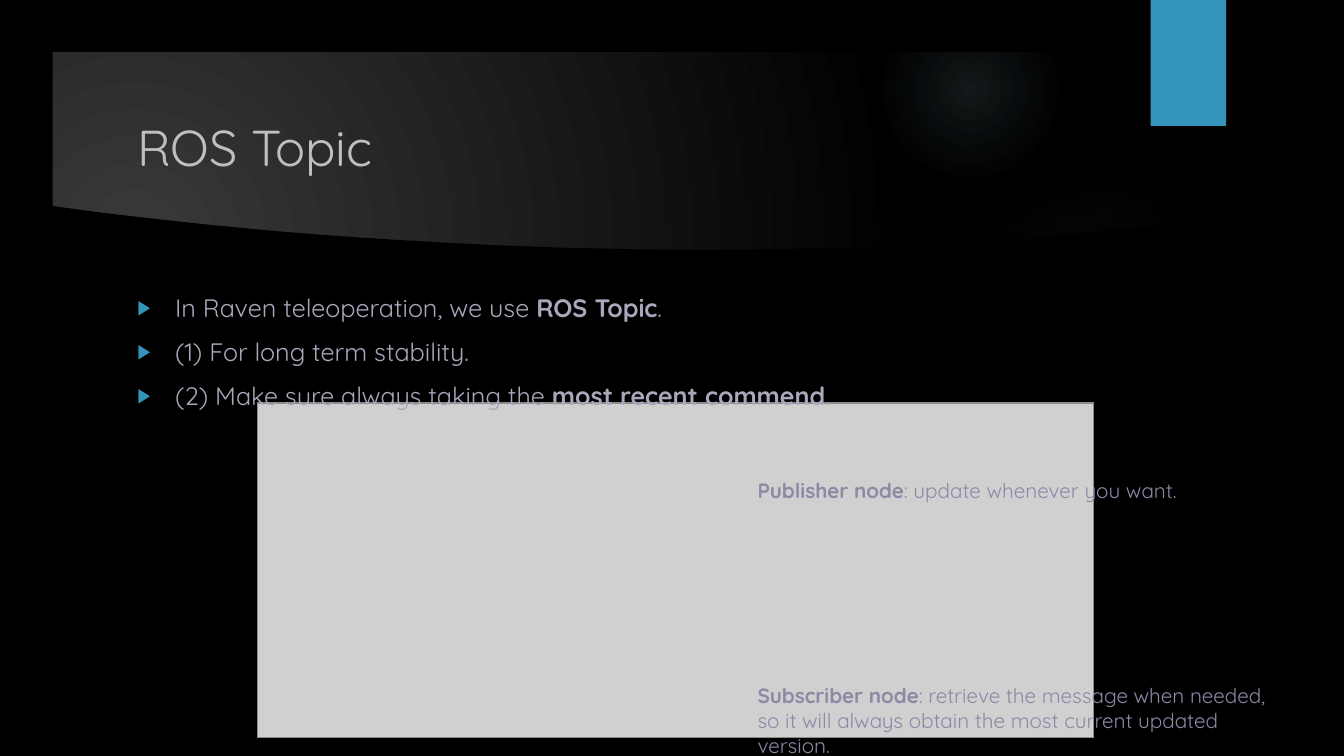
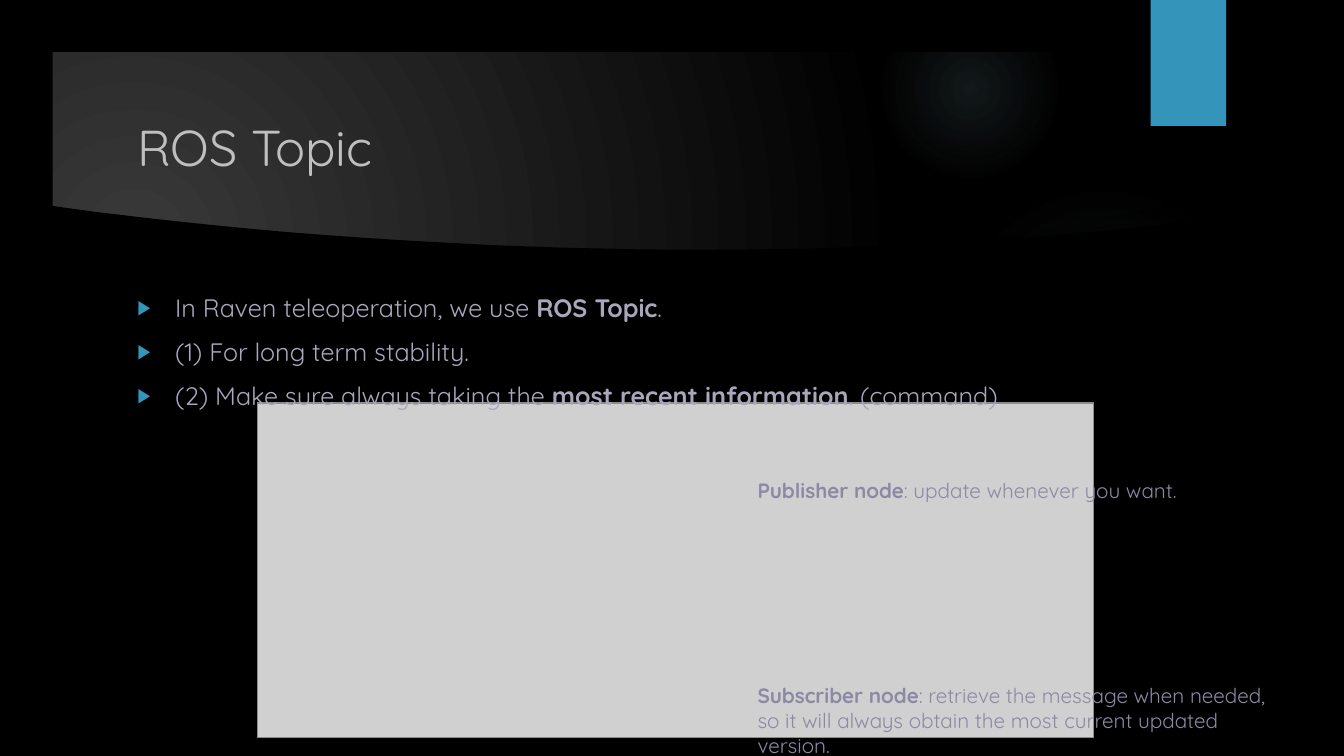
Before and after one commit to melodysu83/AutoCircle_generater, a slide deck: slide 6 of Raven Teleoperation - Automove.pptx. Drawn at 1344x756 pixels with LibreOffice and Linux fonts; fonts in the diff are those of the drawing; grey boxes stand for pictures; background and template pictures are left out. Boxes give left, top, right and bottom in pixels: in the first picture for what was removed or moved away, otherwise in the second. Text is boxed around its words. In the diff, an @@ line names an element or a change of style, - is before the commit and + after.

```diff
--- a/Raven Teleoperation - Automove.pptx
+++ b/Raven Teleoperation - Automove.pptx
@@ text at bbox=[175, 386, 998, 412]: text changed @@
-▶ (2) Make sure always taking the most recent commend.
+▶ (2) Make sure always taking the most recent information. (command)
```
Also in this commit, not shown: 6 other slides changed.
